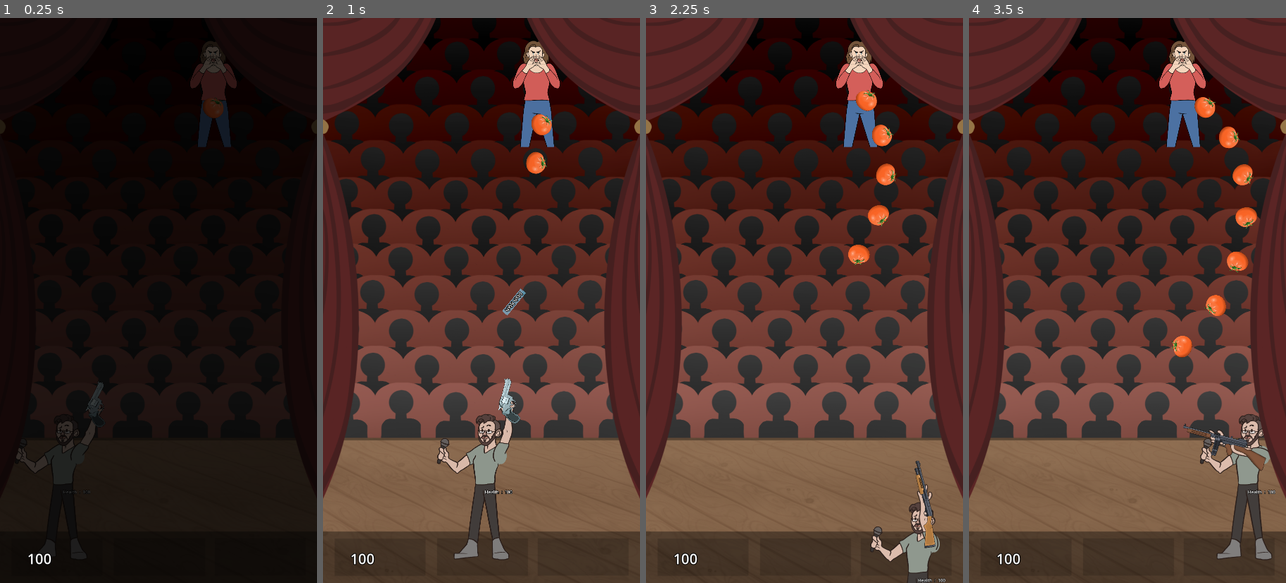
Above: before the commit, frames 1-4 (left to right).
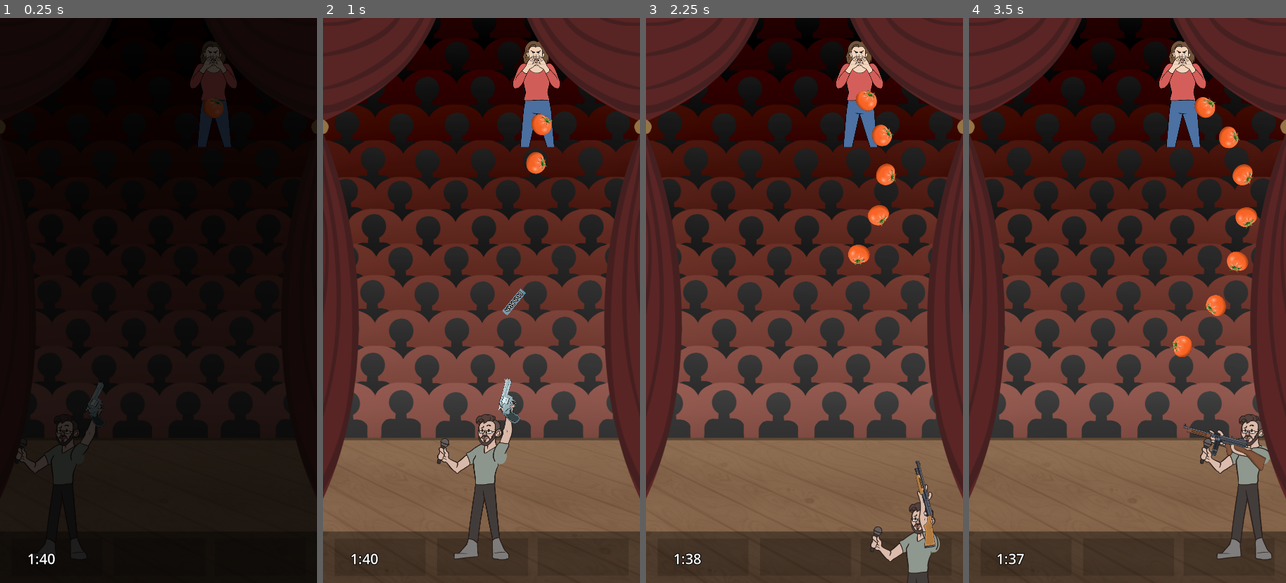
Above: after the commit, the same moments.

Repository: danmiltenberger/GlobalGameJam
Game: Godot game, scene res://LevelControl/root.tscn
Same seed, same stepped clock (60 frames per second), same inputs: the game is played once before the commit and once after it.
Inputs (mouse positions are in pixels of both pictures, inside the frame that each line leads up to):
- Up to frame 1 (0.25 s): no input
- Up to frame 2 (1 s): move the mouse to (551, 272) at 0.52 s; press the mouse at (551, 272) at 0.53 s; hold Right (ui_right) from 0.53 s (still down)
- Up to frame 3 (2.25 s): move the mouse to (741, 328) at 1.27 s; release Right (ui_right) at 1.28 s; release the mouse at (741, 328) at 1.28 s; hold Down (ui_down) 1.28-2.03 s; tap 1 (weapon1) at 1.35 s; move the mouse to (836, 176) at 2.02 s; hold Right (ui_right) from 2.03 s (still down); tap 2 (weapon2) at 2.1 s
- Up to frame 4 (3.5 s): move the mouse to (1111, 413) at 2.77 s; release Right (ui_right) at 2.78 s; hold Up (ui_up) from 2.78 s (still down); tap 3 (weapon3) at 2.85 s

The runs differ from the first frame. In frame 1, less than 0.1% of the frame differs, in the area x 11-29%, y 83-97%; in frame 2, 0.1%, in the area x 11-60%, y 83-97%; in frame 3, 0.1%; in frame 4, 0.1%.

Commit message:
Game over, health is time, menus

Diff:
--- a/GameControl.gd
+++ b/GameControl.gd
@@ -9,12 +9,13 @@
 
 func _process(_delta: float) -> void:
 	player_pause_unpause()
-
+	game_over()
 
 func close_all_menus():
 	$PauseMenu.visible = false
 	$SettingsMenu.visible = false
 	$MainMenu.visible = false
+	$EndingMenu.visible = false
 
 func player_pause_unpause():
 	if Input.is_action_just_pressed("pause"):
@@ -23,12 +24,22 @@
 		Globals.game_paused = not Globals.game_paused
 
 	if Globals.game_paused == true:
-		pause_menu.visible = true
-		scene_control.get_tree().paused = true
+		pause()
 	else:
-		close_all_menus()
-		scene_control.get_tree().paused = false
+		unpause()
 
+func pause():
+	pause_menu.visible = true
+	scene_control.get_tree().paused = true
+
+func unpause():
+	close_all_menus()
+	scene_control.get_tree().paused = false
+
+func game_over():
+	if Globals.health <= 0:
+		pause()
+		$EndingMenu.visible = true
 
 func _on_settings_button_button_down() -> void:
 	close_all_menus()
--- a/Globals.gd
+++ b/Globals.gd
@@ -12,3 +12,7 @@
 	set(value):
 		health = value
 		return health
+
+var jokes_landed: int = 0		# how many times a word hit a tomato
+var total_damage_taken: int = 0	# tracks how much damage
+var total_healing_taken: int = 0	# tracks how much healing (water bottles)
--- a/LevelControl/GameInterface.gd
+++ b/LevelControl/GameInterface.gd
@@ -1,7 +1,35 @@
 extends CanvasLayer
 
 @onready var health: Label = $Health
+@onready var timer : Timer
+
+func _ready() -> void:
+	timer = Timer.new()
+	timer.one_shot = false
+	add_child(timer)
+	timer.start(1)
+	timer.timeout.connect(count_seconds)
+
 
 
 func _process(_delta: float) -> void:
-	health.text = str(Globals.health)
+
+	health_is_time()
+
+func health_is_time():
+	#TODO - fix this? it's pretty bad but it works!
+	@warning_ignore("integer_division")
+	var minutes = Globals.health / 60
+	var remainder = Globals.health / 60.0 - minutes
+	var seconds = snappedi(remainder * 60, 1)
+	var seconds_str: String
+	if seconds < 10:
+		seconds_str = "0" + str(seconds)
+	else:
+		seconds_str = str(seconds)
+	var health_str: String = str(minutes) + ":" +  seconds_str
+	health.text = health_str
+
+func count_seconds():
+	print("timer done")
+	Globals.health -= 1
--- a/LevelControl/game_control.tscn
+++ b/LevelControl/game_control.tscn
@@ -15,11 +15,13 @@
 visible = false
 
 [node name="GridContainer" type="GridContainer" parent="SettingsMenu"]
-anchors_preset = -1
+anchors_preset = 15
 anchor_right = 1.0
 anchor_bottom = 1.0
 offset_right = 2.0
 offset_bottom = 2.0
+grow_horizontal = 2
+grow_vertical = 2
 columns = 2
 
 [node name="Label" type="Label" parent="SettingsMenu/GridContainer"]
@@ -51,6 +53,7 @@
 
 [node name="PauseMenu" type="CanvasLayer" parent="."]
 layer = 10
+visible = false
 
 [node name="PauseMenuControl" type="VBoxContainer" parent="PauseMenu"]
 anchors_preset = 8
@@ -79,5 +82,28 @@
 layout_mode = 2
 text = "Main Menu"
 
+[node name="EndingMenu" type="CanvasLayer" parent="."]
+layer = 10
+
+[node name="Label" type="Label" parent="EndingMenu"]
+offset_left = 79.0
+offset_top = 58.0
+offset_right = 467.0
+offset_bottom = 895.0
+text = "Temp game over
+screen
+
+Thank you
+for playing!
+
+Morin
+Jeremy
+Sofia
+CJ
+Dan
+Sully"
+label_settings = ExtResource("2_wlcyx")
+horizontal_alignment = 1
+
 [connection signal="button_down" from="PauseMenu/PauseMenuControl/SettingsButton" to="." method="_on_settings_button_button_down"]
 [connection signal="button_down" from="PauseMenu/PauseMenuControl/MainMenu" to="." method="_on_main_menu_button_down"]
--- a/LevelControl/scene_switcher.tscn
+++ b/LevelControl/scene_switcher.tscn
@@ -32,6 +32,21 @@
 "values": [Color(0, 0, 0, 1), Color(0, 0, 0, 0)]
 }
 
+[sub_resource type="Animation" id="Animation_j2euh"]
+resource_name = "fade_from_gray"
+tracks/0/type = "value"
+tracks/0/imported = false
+tracks/0/enabled = true
+tracks/0/path = NodePath("Transitions/BlackScreen:color")
+tracks/0/interp = 1
+tracks/0/loop_wrap = true
+tracks/0/keys = {
+"times": PackedFloat32Array(0, 1),
+"transitions": PackedFloat32Array(1, 1),
+"update": 0,
+"values": [Color(0, 0, 0, 0.552941), Color(1, 1, 1, 0)]
+}
+
 [sub_resource type="Animation" id="Animation_m0017"]
 resource_name = "fade_to_black"
 tracks/0/type = "value"
@@ -62,21 +77,6 @@
 "values": [Color(1, 1, 1, 0), Color(0, 0, 0, 0.552941)]
 }
 
-[sub_resource type="Animation" id="Animation_j2euh"]
-resource_name = "fade_from_gray"
-tracks/0/type = "value"
-tracks/0/imported = false
-tracks/0/enabled = true
-tracks/0/path = NodePath("Transitions/BlackScreen:color")
-tracks/0/interp = 1
-tracks/0/loop_wrap = true
-tracks/0/keys = {
-"times": PackedFloat32Array(0, 1),
-"transitions": PackedFloat32Array(1, 1),
-"update": 0,
-"values": [Color(0, 0, 0, 0.552941), Color(1, 1, 1, 0)]
-}
-
 [sub_resource type="AnimationLibrary" id="AnimationLibrary_vykhw"]
 _data = {
 "RESET": SubResource("Animation_qwk2d"),
--- a/Player.gd
+++ b/Player.gd
@@ -8,7 +8,6 @@
 @export var stage_top: int = 1980 - 300
 @export var stage_bot: int = 1980 - 100
 @export var speed: int = 500
-@export var health: int = 100
 
 @onready var inspect_component: InspectComponent = $InspectComponent
 @onready var arm: Node2D = $Arm
@@ -49,16 +48,16 @@
 	var arm_to_mouse := mouse_world_pos - arm.global_position
 	var angle_to_mouse_raw := arm_to_mouse.angle()
 	var is_right = abs(angle_to_mouse_raw) < PI/2
-	print_debug(is_right)
+	#print_debug(is_right)
 	arm.global_rotation = angle_to_mouse_raw + deg_to_rad(base_arm_degs if is_right else -base_arm_degs)
 	arm.scale.y = 1 if is_right else -1
 	currentGun.is_right = is_right
 
 	# health
-	var inspect_dict: Dictionary = {
-		"Health" : health
-	}
-	inspect_component.display(inspect_dict)
+	#var inspect_dict: Dictionary = {
+		#"Health" : health
+	#}
+	#inspect_component.display(inspect_dict)
 
 func update_gun():
 	for gun in guns:
@@ -68,4 +67,4 @@
 	currentGun.process_mode = Node.PROCESS_MODE_INHERIT
 
 func take_damage(damage: int):
-	health -= damage
+	Globals.health -= damage
--- a/Projectiles/Projectile.gd
+++ b/Projectiles/Projectile.gd
@@ -20,6 +20,11 @@
 		if body is Player:		# if it hits the player
 		#	print_debug("projectile collision!")
 			body.take_damage(damage)
+			if damage >= 0:
+				Globals.total_damage_taken += damage
+			else:
+				Globals.total_healing_taken -= damage
+			Globals.jokes_landed += 1
 			destroy()
 		elif body is Word:		# if it hits a player's words
 			body.queue_free()	#TODO - do we like this behavior?
